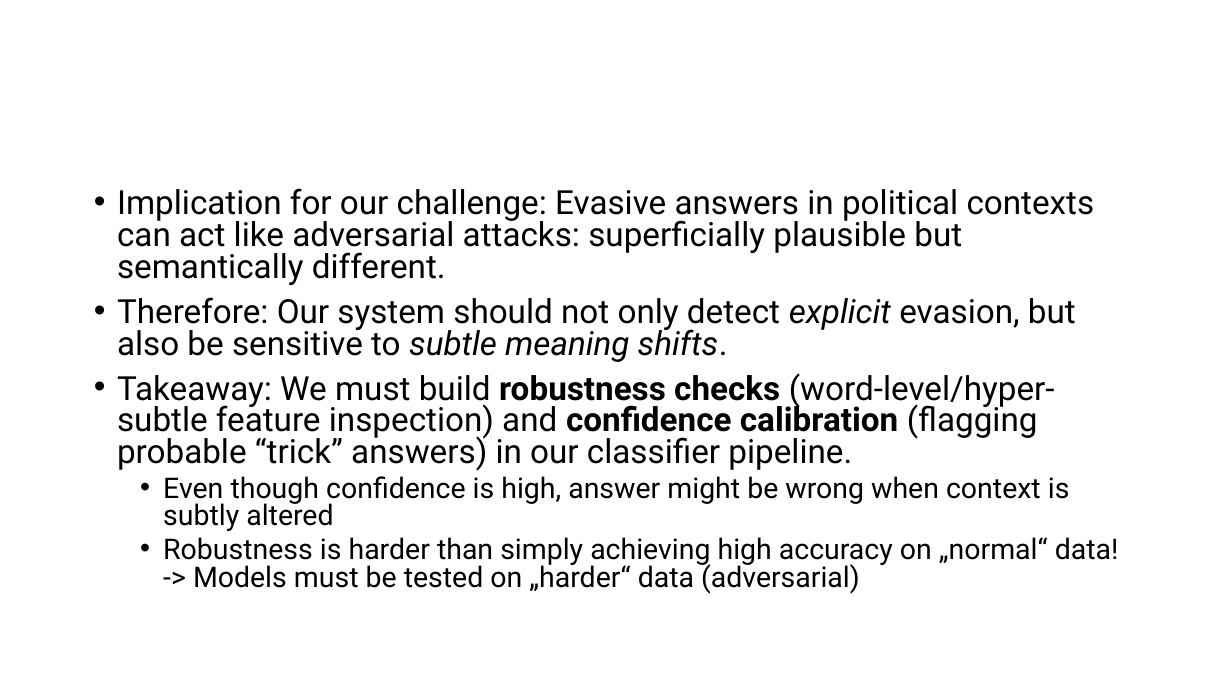
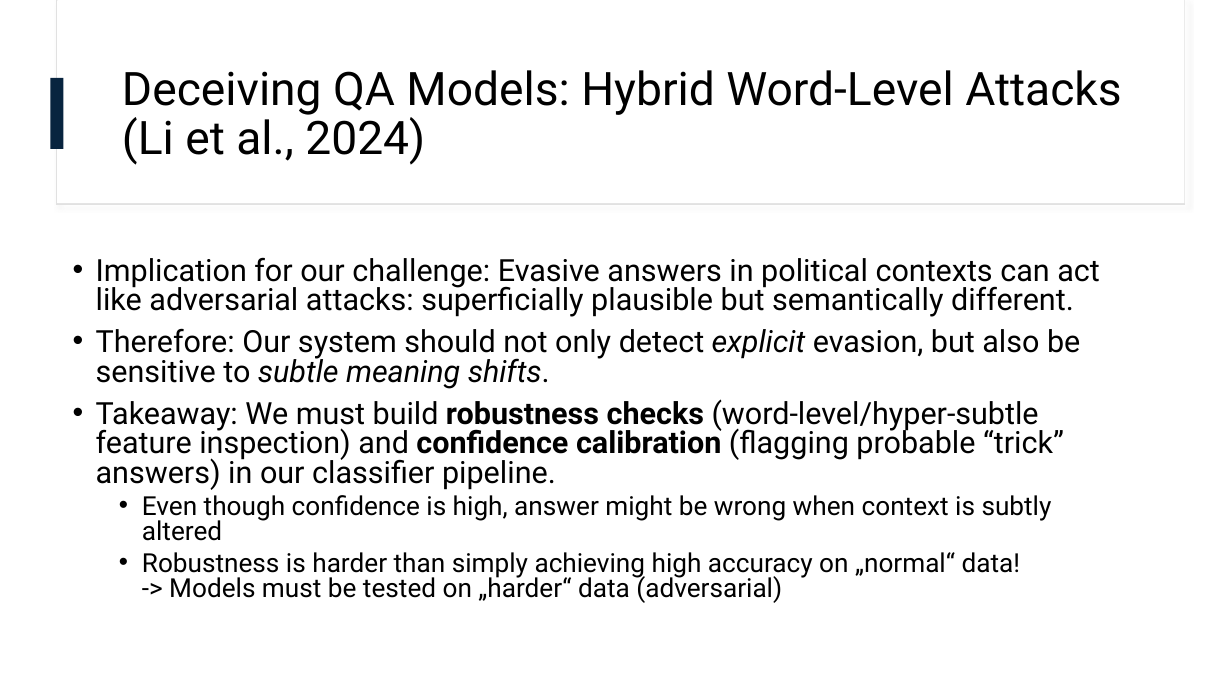
Before and after one commit to omarelbeltagy/clarity, a slide deck: slide 14 of literature/literature edited.pptx. Drawn at 1232x693 pixels with LibreOffice and Linux fonts; fonts in the diff are those of the drawing. Boxes give left, top, right and bottom in pixels: in the first picture for what was removed or moved away, otherwise in the second. Text is boxed around its words. In the diff, an @@ line names an element or a change of style, - is before the commit and + after.

Commit message:
Unify powerpoint formatting

```diff
--- a/literature/literature edited.pptx
+++ b/literature/literature edited.pptx
@@ rectangle added at <box>56,0,1185,204</box>, fill #FFFFFF, outline #E1E1E1 1 pt @@
@@ rectangle added at <box>57,0,1185,203</box>, fill #FFFFFF @@
@@ rectangle added at <box>51,78,64,149</box>, fill #08243F @@
@@ title added at <box>122,70,1121,165</box>, 36 pt, text #000000 @@
+Deceiving QA Models: Hybrid Word-Level Attacks (Li et al., 2024)
@@ text "Implication for our challenge: Evasive ...": place and size @@
-text "Implication for our challenge: Evasive ..." at <box>117,188,1119,594</box>
+text "Implication for our challenge: Evasive ..." at <box>96,257,1100,603</box>
@@ text "Implication for our challenge: Evasive ..." at <box>96,257,1100,603</box>: size 25.9 to 23.8 pt in "Implication for our challenge: Evasive answers in ...", "Therefore: Our system should not only detect ...", "Takeaway: We must build robustness checks (word‐level/hyper‐ ..."; size 22.2 to 20.4 pt in "Even though confidence is high, answer might ...", "Robustness is harder than simply achieving high ..."; vertical alignment top to middle @@
```
Also in this commit, not shown: 6 other slides changed.
